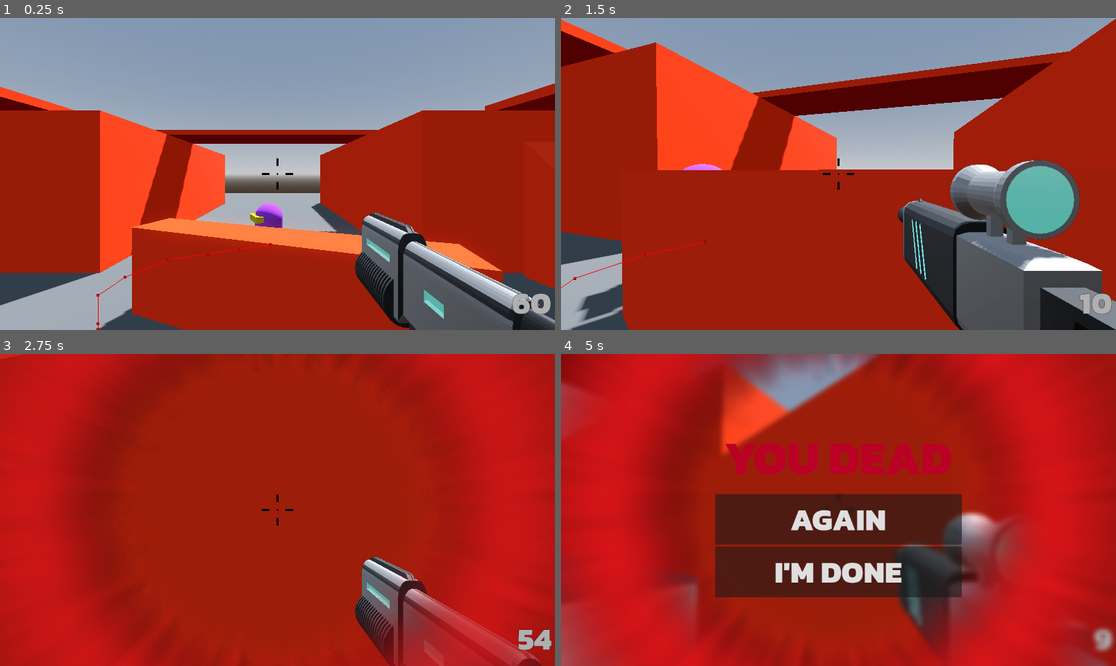
Above: before the commit, frames 1-4 (two rows, left to right).
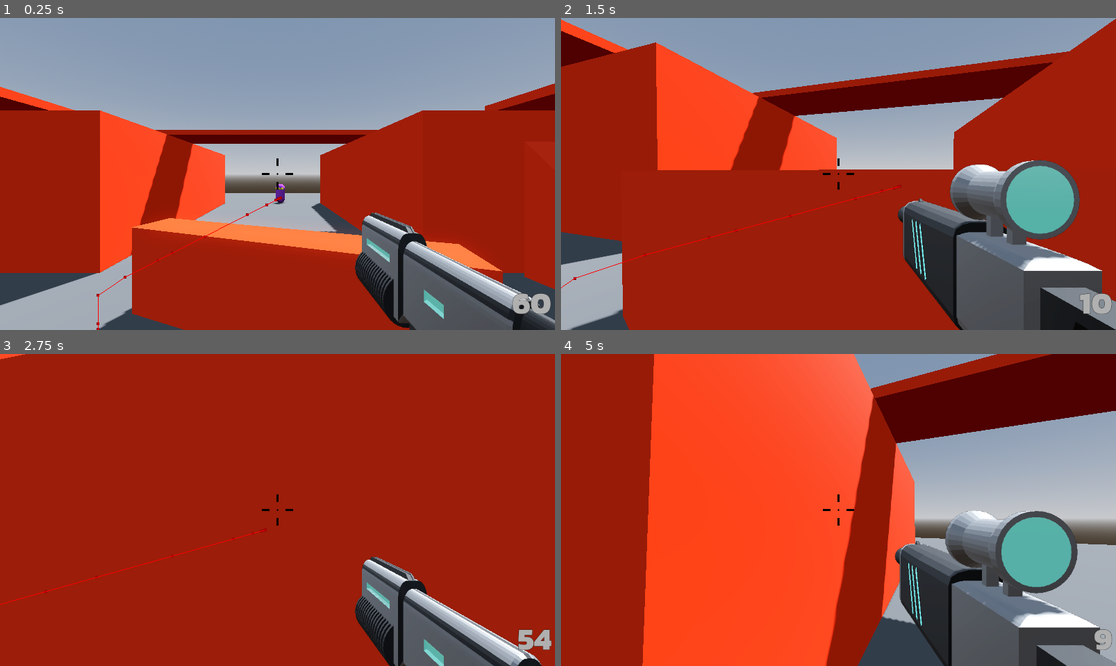
Above: after the commit, the same moments.

Repository: SpookyUboa/robo-rampage
Game: Godot game, scene res://Levels/Sandbox.tscn
The game is run twice, just before and just after one commit, with the same random seed, the same clock (stepped at 60 frames per second) and the same inputs.
Inputs (mouse positions are in pixels of both pictures, inside the frame that each line leads up to):
- Up to frame 1 (0.25 s): no input
- Up to frame 2 (1.5 s): tap Enter (ui_accept) at 0.5, 0.77 s; move the mouse to (866, 174) at 0.52 s; press the mouse at (866, 174) at 0.53 s; hold W (move_forward) from 0.53 s (still down); move the mouse to (810, 174) at 1.27 s; release the mouse at (810, 174) at 1.28 s; tap Mouse wheel up (next_weapon) at 1.35 s
- Up to frame 3 (2.75 s): keep holding W (move_forward); tap Enter (ui_accept) at 1.52 s; move the mouse to (288, 503) at 2.02 s; hold Mouse wheel down (previous_weapon) from 2.03 s (still down)
- Up to frame 4 (5 s): keep holding W (move_forward); move the mouse to (832, 516) at 2.77 s; release Mouse wheel down (previous_weapon) at 2.78 s; tap 1 (weapon_1) at 2.85 s; tap Enter (ui_accept) at 3.02, 3.77, 4.52 s; move the mouse to (877, 513) at 3.52 s; hold 2 (weapon_2) 3.53-4.28 s; move the mouse to (794, 506) at 4.27 s; click (794, 506) at 4.35 s

The runs differ from the first frame. In frame 1, 0.6% of the frame differs, in the area x 22-52%, y 53-84%; in frame 2, 0.8%; in frame 3, 31%; in frame 4, 94%, in the area x 0-100%, y 0-100%.

Commit message:
ammo pickups

Diff:
--- a/Levels/Sandbox.tscn
+++ b/Levels/Sandbox.tscn
@@ -1,8 +1,9 @@
-[gd_scene load_steps=9 format=3 uid="uid://cet6avcoru2de"]
+[gd_scene load_steps=10 format=3 uid="uid://cet6avcoru2de"]
 
 [ext_resource type="PackedScene" uid="uid://co2qph7d8sdvg" path="res://Player/Player.tscn" id="1_u6bnw"]
 [ext_resource type="Material" uid="uid://cvg7x82mq8vib" path="res://Materials/SandboxObject.tres" id="2_isjq1"]
 [ext_resource type="PackedScene" uid="uid://b03yy5e5o8g50" path="res://Enemy/Enemy.tscn" id="3_y42fn"]
+[ext_resource type="PackedScene" uid="uid://ddr3rd7ykvm2e" path="res://Pickups/AmmoPickup.tscn" id="4_0lvjn"]
 
 [sub_resource type="ProceduralSkyMaterial" id="ProceduralSkyMaterial_h2b37"]
 sky_horizon_color = Color(0.64625, 0.65575, 0.67075, 1)
@@ -166,4 +167,7 @@
 material = SubResource("StandardMaterial3D_bd1lr")
 
 [node name="Enemy" parent="." instance=ExtResource("3_y42fn")]
-transform = Transform3D(1, 0, 0, 0, 1, 0, 0, 0, 1, 0.299, 1, -7.542)
+transform = Transform3D(1, 0, 0, 0, 1, 0, 0, 0, 1, 0.299, 1, -21.542)
+
+[node name="Pickup" parent="." instance=ExtResource("4_0lvjn")]
+transform = Transform3D(1, 0, 0, 0, 1, 0, 0, 0, 1, 0, 1.8571, 7.69162)
--- /dev/null
+++ b/Pickups/AmmoPickup.gd
@@ -0,0 +1,11 @@
+extends Area3D
+
+@export var ammo_type : AmmoManager.ammo_type
+@export var amount : int = 20
+
+
+
+func _on_body_entered(body: Node3D) -> void:
+	if body.is_in_group("player"):
+		body.ammo_manager.add_ammo(ammo_type, amount)
+		queue_free()
--- /dev/null
+++ b/Pickups/AmmoPickup.tscn
@@ -0,0 +1,21 @@
+[gd_scene load_steps=4 format=3 uid="uid://ddr3rd7ykvm2e"]
+
+[ext_resource type="Script" path="res://Pickups/AmmoPickup.gd" id="1_oca64"]
+
+[sub_resource type="BoxMesh" id="BoxMesh_p3yj0"]
+size = Vector3(0.5, 0.5, 0.5)
+
+[sub_resource type="SphereShape3D" id="SphereShape3D_ffoxi"]
+radius = 1.0
+
+[node name="Pickup" type="Area3D"]
+script = ExtResource("1_oca64")
+
+[node name="MeshInstance3D" type="MeshInstance3D" parent="."]
+transform = Transform3D(0.707107, -0.707107, 0, 0.5, 0.5, -0.707107, 0.5, 0.5, 0.707107, 0, 0, 0)
+mesh = SubResource("BoxMesh_p3yj0")
+
+[node name="CollisionShape3D" type="CollisionShape3D" parent="."]
+shape = SubResource("SphereShape3D_ffoxi")
+
+[connection signal="body_entered" from="." to="." method="_on_body_entered"]
--- a/Player/AmmoManager.gd
+++ b/Player/AmmoManager.gd
@@ -23,3 +23,7 @@
 
 func update_ammo_label(type: ammo_type) -> void:
 	ammo_label.text = str(ammo_storage[type])
+
+func add_ammo(type : ammo_type, amount : int) -> void:
+	ammo_storage[type] += amount
+	update_ammo_label(type)
--- a/Player/Player.gd
+++ b/Player/Player.gd
@@ -5,6 +5,7 @@
 @export var jump_height : float = 1.0
 @export var fall_multiplier : float = 1.5
 @export var max_health : int = 100
+
 
 var gravity: float = ProjectSettings.get_setting("physics/3d/default_gravity")
 var mouse_motion:= Vector2.ZERO
@@ -18,10 +19,10 @@
 		if health <= 0:
 			game_over_menu.game_over()
 
+@onready var ammo_manager: Node = %AmmoManager
 @onready var game_over_menu: Control = $GameOverMenu
 @onready var camera_pivot: Node3D = $CameraPivot
 @onready var weapon_manager: Node3D = $SubViewportContainer/SubViewport/WeaponCamera/WeaponManager
-
 @onready var damage_animation_player: AnimationPlayer = $DamageTexture/DamageAnimationPlayer
 
 func _ready() -> void:
--- a/Player/Player.tscn
+++ b/Player/Player.tscn
@@ -149,6 +149,7 @@
 ammo_manager = NodePath("../../AmmoManager")
 
 [node name="AmmoManager" type="Node" parent="SubViewportContainer/SubViewport/WeaponCamera" node_paths=PackedStringArray("ammo_label")]
+unique_name_in_owner = true
 script = ExtResource("7_p45xg")
 ammo_label = NodePath("../../../../MarginContainer/Label")
 
